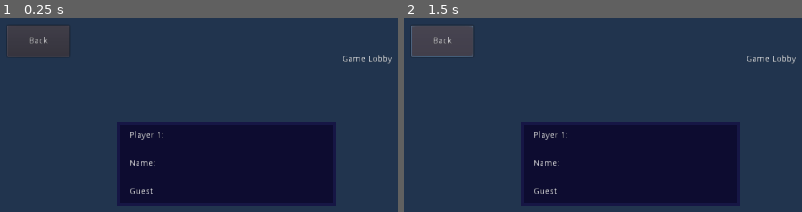
Above: before the commit, frames 1-2 (left to right).
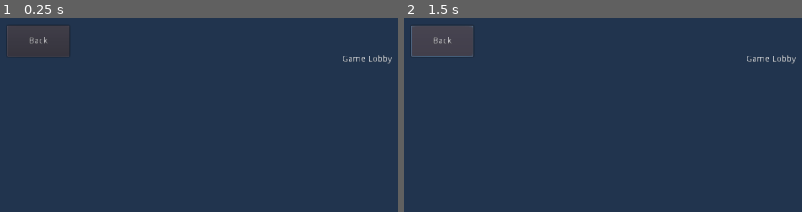
Above: after the commit, the same moments.

Repository: Stefan-Horst/TankGame
Game: Godot game, scene res://menus/lobby/lobby.tscn
Two runs of this game, one before a commit and one after it. Both use one fixed random seed, a clock stepped at 60 frames per second and the inputs below. This scene is started directly instead of the project's main scene.
Inputs (mouse positions are in pixels of both pictures, inside the frame that each line leads up to):
- Up to frame 1 (0.25 s): no input
- Up to frame 2 (1.5 s): tap Enter at 0.5 s; move the mouse to (outside the picture) at 0.52 s; hold Right (ui_right) 0.53-1.25 s; tap Space (ui_select) at 0.77 s; click "Back" at 1.25 s

The runs differ from the first frame. In frame 1, 24% of the frame differs, in the area x 29-85%, y 53-97%; in frame 2, 24%.

Commit message:
Integrate multiplayer capabilities in lobby menu

Diff:
--- a/game/game.gd
+++ b/game/game.gd
@@ -4,7 +4,7 @@
 signal menu_pause()
 signal game_ended()
 
-const MAX_PLAYERS = 4
+const MAX_PLAYERS = Globals.MAX_PLAYERS
 
 var enemies = []
 var enemies_alive = []
--- a/main.gd
+++ b/main.gd
@@ -5,6 +5,11 @@
 onready var menus = $Menus
 onready var menu_main = menus.get_node("MainMenu")
 onready var menu_pause = menus.get_node("IngamePause")
+onready var menu_lobby = menus.get_node("GameLobby")
+
+var server = Server.new()
+var client = Client.new()
+var game_active = false
 
 
 func _ready():
@@ -12,6 +17,15 @@
 	#game.pause_mode = Node.PAUSE_MODE_STOP
 	#game.get_node("Player").pause_mode = Node.PAUSE_MODE_STOP
 	menu_main.btn_join_game.grab_focus()
+	#add_child(server)
+	#add_child(client)
+	server.connect("player_connected", self, "_player_connected")
+	server.connect("player_disconnected", self, "_player_disconnected")
+	client.connect("player_connected", self, "_server_connected")
+	client.connect("disconnected_by_server", self, "_disconnected_by_server")
+	client.connect("player_disconnected", self, "_server_disconnected")
+	client.connect("set_remote_players", self, "_set_remote_players")
+	client.connect("set_lobby_name", self, "_set_lobby_name")
 
 
 func _on_MainMenu_start_game():
@@ -20,12 +34,110 @@
 	game.init_game(4) #TODO dynamic value
 
 
+func _on_GameHost_host_game():
+	Globals.is_host = true
+	add_child(server)
+	server.set_name("networker")
+	server.call_deferred("start_server")
+	print(server.is_inside_tree())
+	print(server.get_path())
+	menu_lobby.set_next_player(1, "1", "Host")
+
+
+func _on_GameJoin_join_game(address):
+	Globals.is_host = false
+	add_child(client)
+	client.set_name("networker")
+	client.call_deferred("start_connection", address)
+	print(client.is_inside_tree())
+	print(client.get_path())
+	#menu_lobby.set_next_player(1, "You", "client")
+
+
+## other player connected to this host
+func _player_connected(id):
+	menu_lobby.set_next_player(id, id, "Guest") #TODO change id to name
+
+	print("C1 =="+String(id))
+	var ids = []
+	for p in menu_lobby.player_infos:
+		ids.append(p.id)
+	print(ids)
+
+
+## other player disconnected from this host
+func _player_disconnected(id):
+	menu_lobby.remove_player(id)
+
+	print("D1 =="+String(id))
+	var ids = []
+	for p in menu_lobby.player_infos:
+		ids.append(p.id)
+	print(ids)
+
+
+## this player connected to host
+func _server_connected(id):
+	var role = "Host" if id == 1 else "Guest"
+	if role == "Host":
+		menu_lobby.set_next_player(id, id, role) #TODO change id to name
+	print(id)
+	print("C2")
+
+
+## host closed connection / kicked this player
+func _disconnected_by_server():
+	menus.back_to_last_menu()
+	print("D2")
+
+
+## another player disconnected from host
+func _server_disconnected(id):
+	#if id == get_tree().get_network_unique_id():
+	menu_lobby.remove_player(id)
+	print("DX")
+
+
+func _set_lobby_name(lobby_name):
+	Globals.current_lobby_name = lobby_name
+	menu_lobby.label_title.text = lobby_name
+
+
+## add other non-host players to client's lobby
+func _set_remote_players(players):
+	var ids = []
+	for p in menu_lobby.player_infos:
+		ids.append(p.id)
+	print(ids)
+	print(players)
+	for player in players:
+		if not player in ids and not String(player) == "1":
+			menu_lobby.set_next_player(player, player, "Guest")
+			print("F")
+
+
+func _on_GameLobby_lobby_exited():
+	if Globals.is_host:
+		server.stop_server()
+		call_deferred("remove_child", server)
+	else:
+		client.stop_connection()
+		call_deferred("remove_child", client)
+
+
+func _on_GameLobby_host_start_game():
+	pass # Replace with function body.
+
+
 func _on_Pause_quit_game():
 	game.end_game()
 	menu_pause.visible = false
 	game.visible = false
 	menu_main.visible = true
 	menus.pause_menu_active = false
+
+	if Globals.is_host:
+		server.stop_server()
 
 
 func _on_Game_game_ended():
--- a/main.tscn
+++ b/main.tscn
@@ -8,7 +8,6 @@
 [ext_resource path="res://menus/title/title.tscn" type="PackedScene" id=6]
 [ext_resource path="res://menus/settings/settings.tscn" type="PackedScene" id=7]
 [ext_resource path="res://menus/join/join.tscn" type="PackedScene" id=8]
-[ext_resource path="res://scripts/networking.gd" type="Script" id=9]
 [ext_resource path="res://menus/lobby/lobby.tscn" type="PackedScene" id=10]
 
 [node name="Main" type="Node"]
@@ -42,9 +41,6 @@
 [node name="IngamePause" parent="Menus" instance=ExtResource( 3 )]
 visible = false
 
-[node name="Networking" type="Node" parent="."]
-script = ExtResource( 9 )
-
 [connection signal="game_ended" from="Game" to="." method="_on_Game_game_ended"]
 [connection signal="menu_pause" from="Game" to="Menus" method="_on_show_pause_menu"]
 [connection signal="change_to_menu" from="Menus/MainMenu" to="Menus" method="change_to_menu"]
@@ -52,9 +48,13 @@
 [connection signal="start_game" from="Menus/MainMenu" to="." method="_on_MainMenu_start_game"]
 [connection signal="back_to_last_menu" from="Menus/GameJoin" to="Menus" method="back_to_last_menu"]
 [connection signal="change_to_menu" from="Menus/GameJoin" to="Menus" method="change_to_menu"]
+[connection signal="join_game" from="Menus/GameJoin" to="." method="_on_GameJoin_join_game"]
 [connection signal="back_to_last_menu" from="Menus/GameHost" to="Menus" method="back_to_last_menu"]
 [connection signal="change_to_menu" from="Menus/GameHost" to="Menus" method="change_to_menu"]
+[connection signal="host_game" from="Menus/GameHost" to="." method="_on_GameHost_host_game"]
 [connection signal="back_to_last_menu" from="Menus/GameLobby" to="Menus" method="back_to_last_menu"]
+[connection signal="host_start_game" from="Menus/GameLobby" to="." method="_on_GameLobby_host_start_game"]
+[connection signal="lobby_exited" from="Menus/GameLobby" to="." method="_on_GameLobby_lobby_exited"]
 [connection signal="back_to_last_menu" from="Menus/Settings" to="Menus" method="back_to_last_menu"]
 [connection signal="menu_pause" from="Menus/IngamePause" to="Menus" method="_on_show_pause_menu"]
 [connection signal="quit_game" from="Menus/IngamePause" to="." method="_on_Pause_quit_game"]
--- a/menus/host/host.gd
+++ b/menus/host/host.gd
@@ -1,7 +1,7 @@
 extends Menu
 
 
-#signal host_game(lobby_name)
+signal host_game()
 
 onready var line_edit_name = $"%LineEditName"
 onready var label_address = $"%LabelAddress"
@@ -25,7 +25,7 @@
 		# set lobby name to hosts ip if no name entered
 		lobby_name = ip_address + "'s Lobby"
 
-	#emit_signal("host_game", lobby_name)
 	Globals.current_lobby_name = lobby_name
 
+	emit_signal("host_game")
 	change_to_menu(Globals.MENU.GAME_LOBBY)
--- a/menus/join/join.gd
+++ b/menus/join/join.gd
@@ -1,5 +1,7 @@
 extends Menu
 
+
+signal join_game(address)
 
 onready var line_edit_join = $"%LineEditJoin"
 onready var btn_join = $"%BtnJoin"
@@ -18,4 +20,5 @@
 
 
 func _on_BtnJoin_pressed():
+	emit_signal("join_game", line_edit_join.text)
 	change_to_menu(Globals.MENU.GAME_LOBBY)
--- a/menus/lobby/lobby.gd
+++ b/menus/lobby/lobby.gd
@@ -2,11 +2,13 @@
 
 
 signal host_start_game()
+signal lobby_exited()
 
 var player_infos = []
-var player_iterator = 0
+#var player_iterator
 var ip_address
-var player_is_host
+#var player_is_host
+var sufficient_players = false
 
 onready var label_title = $"%LabelTitle"
 onready var container_address = $"%HBConAddress"
@@ -23,7 +25,7 @@
 		player_infos[i].set_player(i + 1)
 
 	# this game instance is definitely in lobby, therefore show it
-	player_infos.front().show_connected()
+	#player_infos.front().show_connected()
 
 
 func initialize(): #TODO not complete yet
@@ -31,32 +33,94 @@
 	container_address.visible = false
 	btn_start.visible = false
 	label_title.text = Globals.current_lobby_name
+	#player_iterator = 1
 
-	if Globals.last_menu == Globals.MENU.GAME_HOST:
-		player_is_host = true
-		show_address()
-	else:
-		player_is_host = false
+	if Globals.is_host:#Globals.last_menu == Globals.MENU.GAME_HOST:
+		#player_is_host = true
+		#show_address()
+
+		## show ip address for host to copy
+		ip_address = Globals.ip_address
+		label_address.text = ip_address
+		container_address.visible = true
+		btn_copy.grab_focus()
+	#else:
+		#player_is_host = false
 
 
-func set_next_player(player_name, role):
-	if player_iterator < player_infos.size():
-		player_infos[player_iterator].set_name(player_name)
-		player_infos[player_iterator].set_role(role)
-		player_infos[player_iterator].show_connected()
-	player_iterator += 1
+func reset():
+	.reset()
+	_reset_player_infos()
+	label_title.text = ""
+	sufficient_players = false
+	emit_signal("lobby_exited")
 
 
-func show_address():
-	ip_address = Globals.ip_address
-	label_address.text = ip_address
-	container_address.visible = true
-	btn_start.visible = true #TODO only show after at least one player has joined
-	btn_copy.grab_focus()
+func set_next_player(id, player_name, role):
+	var player_iterator = 0
+	while player_iterator < player_infos.size():
+		if String(player_infos[player_iterator].id) == "-1":
+			player_infos[player_iterator].id = id
+			player_infos[player_iterator].set_name(player_name)
+			player_infos[player_iterator].set_role(role)
+			player_infos[player_iterator].show_connected()
+			break
+		player_iterator += 1
+
+	if sufficient_players:
+		btn_start.visible = true
 
 
-func show_start_button(): #TODO
-	btn_start.visible = true
+func remove_player(id):
+	var pos = -1
+	## remove player_info with id
+	# emulate player_infos[player_infos.find(p -> p.id == id)].hide()
+	for i in range(0, player_infos.size()):
+		if player_infos[i].id == id:
+			player_infos[i].hide()
+			pos = i
+			break
+
+	if pos == -1 or pos == player_infos.size() - 1:
+		return
+
+	## move all player_infos after removed player_info up one spot
+	for i in range(pos, player_infos.size() - 1):
+		if player_infos[i].id == -1:
+			# find next non-empty player_info
+			var j = i + 1
+			while player_infos[j].id == -1:
+				j += 1
+				if j == player_infos.size():
+					break
+			# break for-loop as well if there are no more player_infos
+			if j == player_infos.size():
+				break
+
+			player_infos[i].id = player_infos[j].id
+			player_infos[i].label_name.text = player_infos[j].get_name()
+			player_infos[i].set_role(player_infos[j].get_role())
+			player_infos[i].show_connected()
+
+			player_infos[j].hide()
+
+	#player_iterator -= 1
+
+
+func _reset_player_infos():
+	for player_info in player_infos:
+		player_info.hide()
+
+
+#func show_address():
+#	ip_address = Globals.ip_address
+#	label_address.text = ip_address
+#	container_address.visible = true
+#	btn_copy.grab_focus()
+
+
+#func show_start_button(): #TODO
+	#btn_start.visible = true
 
 
 func _on_BtnCopy_pressed():
--- a/scripts/globals.gd
+++ b/scripts/globals.gd
@@ -12,10 +12,13 @@
 	INGAME_PAUSE,
 }
 
+const MAX_PLAYERS = 4
+
 var last_menu
 var current_lobby_name = ""
 # public ip address
 var ip_address = ""
+var is_host = false
 
 
 func _ready():
Not shown: 1 places in main.tscn that only renumber resources
